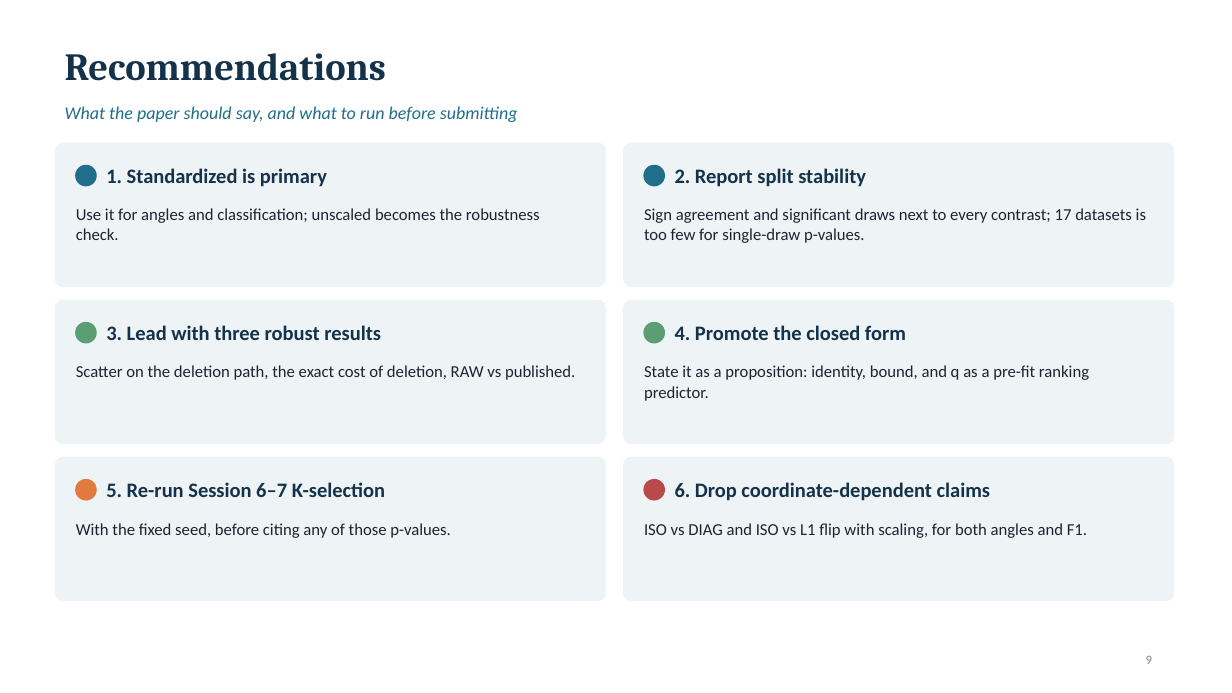
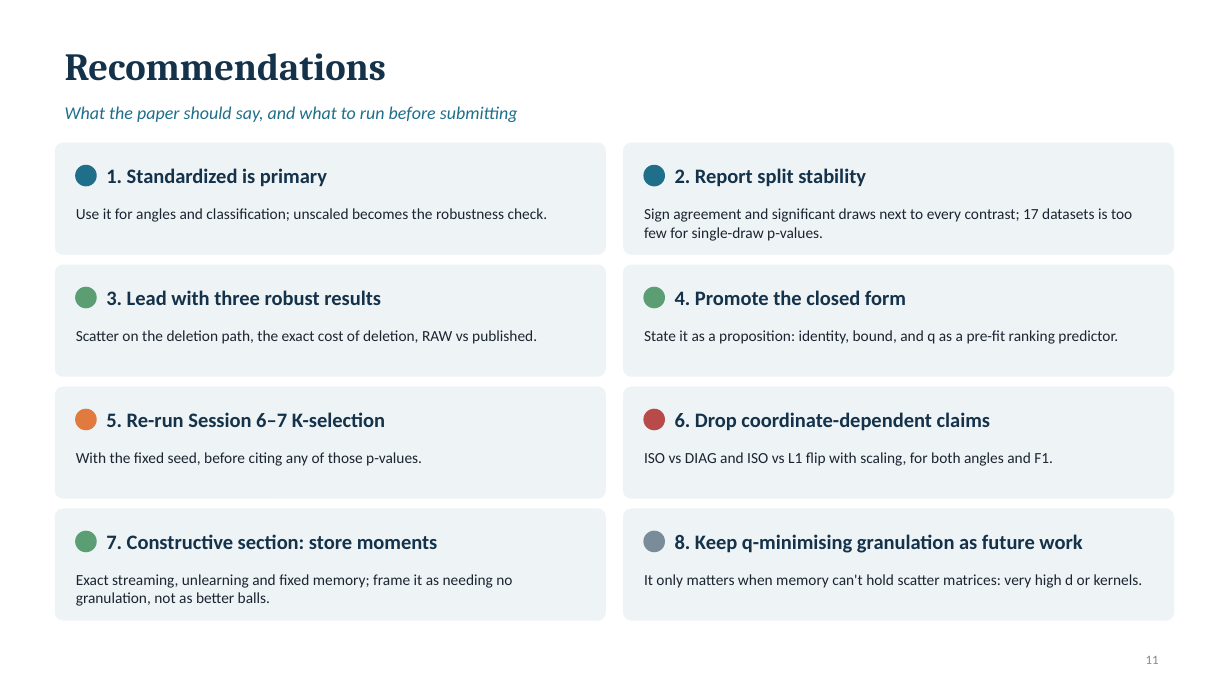
Before and after one commit to Toast24/GBLSTSVM-Ex, a slide deck: slide 11 of docs/recommendations/GBLSTSVM_Session9_Recommendations.pptx (slide 9 before the commit). Drawn at 1232x693 pixels with LibreOffice and Linux fonts; fonts in the diff are those of the drawing. Boxes give left, top, right and bottom in pixels: in the first picture for what was removed or moved away, otherwise in the second. Text is boxed around its words. In the diff, an @@ line names an element or a change of style, - is before the commit and + after.

```diff
--- a/docs/recommendations/GBLSTSVM_Session9_Recommendations.pptx
+++ b/docs/recommendations/GBLSTSVM_Session9_Recommendations.pptx
@@ rounded rectangle: place and size @@
-rounded rectangle at <box>55,143,605,287</box>
+rounded rectangle at <box>55,143,605,254</box>
@@ rounded rectangle: place and size @@
-rounded rectangle at <box>624,143,1174,287</box>
+rounded rectangle at <box>624,143,1174,254</box>
@@ rounded rectangle: place and size @@
-rounded rectangle at <box>55,300,605,444</box>
+rounded rectangle at <box>55,265,605,376</box>
@@ rounded rectangle: place and size @@
-rounded rectangle at <box>624,300,1174,444</box>
+rounded rectangle at <box>624,265,1174,376</box>
@@ 2 texts, 2 ellipses: place and size @@
-2 texts, 2 ellipses at <box>76,323,906,343</box>
+2 texts, 2 ellipses at <box>76,287,906,308</box>
@@ text "Scatter on the deletion path, ...": place and size @@
-text "Scatter on the deletion path, ..." at <box>76,365,575,380</box>
+text "Scatter on the deletion path, ..." at <box>76,330,537,344</box>
@@ text "State it as a proposition: ...": place and size @@
-text "State it as a proposition: ..." at <box>644,365,1089,401</box>
+text "State it as a proposition: ..." at <box>644,330,1118,344</box>
@@ rounded rectangle: place and size @@
-rounded rectangle at <box>55,457,605,601</box>
+rounded rectangle at <box>55,387,605,498</box>
@@ proportions changed in 6 elements at <box>55,143,605,254</box>, <box>624,143,1174,254</box>, <box>55,265,605,376</box>, <box>624,265,1174,376</box>, <box>55,387,605,498</box>, <box>624,387,1174,498</box> @@
@@ rounded rectangle: place and size @@
-rounded rectangle at <box>624,457,1174,601</box>
+rounded rectangle at <box>624,387,1174,498</box>
@@ 2 texts, 2 ellipses: place and size @@
-2 texts, 2 ellipses at <box>76,480,991,501</box>
+2 texts, 2 ellipses at <box>76,409,991,431</box>
@@ text "With the fixed seed, before ...": place and size @@
-text "With the fixed seed, before ..." at <box>76,523,451,538</box>
+text "With the fixed seed, before ..." at <box>76,452,422,466</box>
@@ size 13 to 12 pt in 6 elements at <box>76,208,548,222</box>, <box>644,208,1132,241</box>, <box>76,330,537,344</box>, <box>644,330,1118,344</box>, <box>76,452,422,466</box>, <box>644,452,1053,466</box> @@
@@ text "ISO vs DIAG and ISO ...": place and size @@
-text "ISO vs DIAG and ISO ..." at <box>644,523,1087,538</box>
+text "ISO vs DIAG and ISO ..." at <box>644,452,1053,466</box>
@@ rounded rectangle added at <box>55,509,605,620</box>, fill #EEF3F6, outline #EEF3F6 1 pt @@
@@ rounded rectangle added at <box>624,509,1174,620</box>, fill #EEF3F6, outline #EEF3F6 1 pt @@
@@ ellipse added at <box>76,531,96,552</box>, fill #5C9E74, outline #5C9E74 1 pt @@
@@ text added at <box>106,534,438,549</box>, 16 pt, text #14324A, bold @@
+7. Constructive section: store moments
@@ ellipse added at <box>644,531,665,552</box>, fill #7A8B99, outline #7A8B99 1 pt @@
@@ text added at <box>675,534,1082,553</box>, 16 pt, text #14324A, bold @@
+8. Keep q-minimising granulation as future work
@@ text added at <box>76,574,512,606</box>, 12 pt, text #1B2430 @@
+Exact streaming, unlearning and fixed memory; frame it as needing no granulation, not as better balls.
@@ text added at <box>644,574,1143,588</box>, 12 pt, text #1B2430 @@
+It only matters when memory can't hold scatter matrices: very high d or kernels.
@@ page number at <box>1146,656,1159,664</box>: text changed @@
-9
+11
```
Also in this commit, not shown: 3 other slides changed, 2 slides added, 2 other files.
